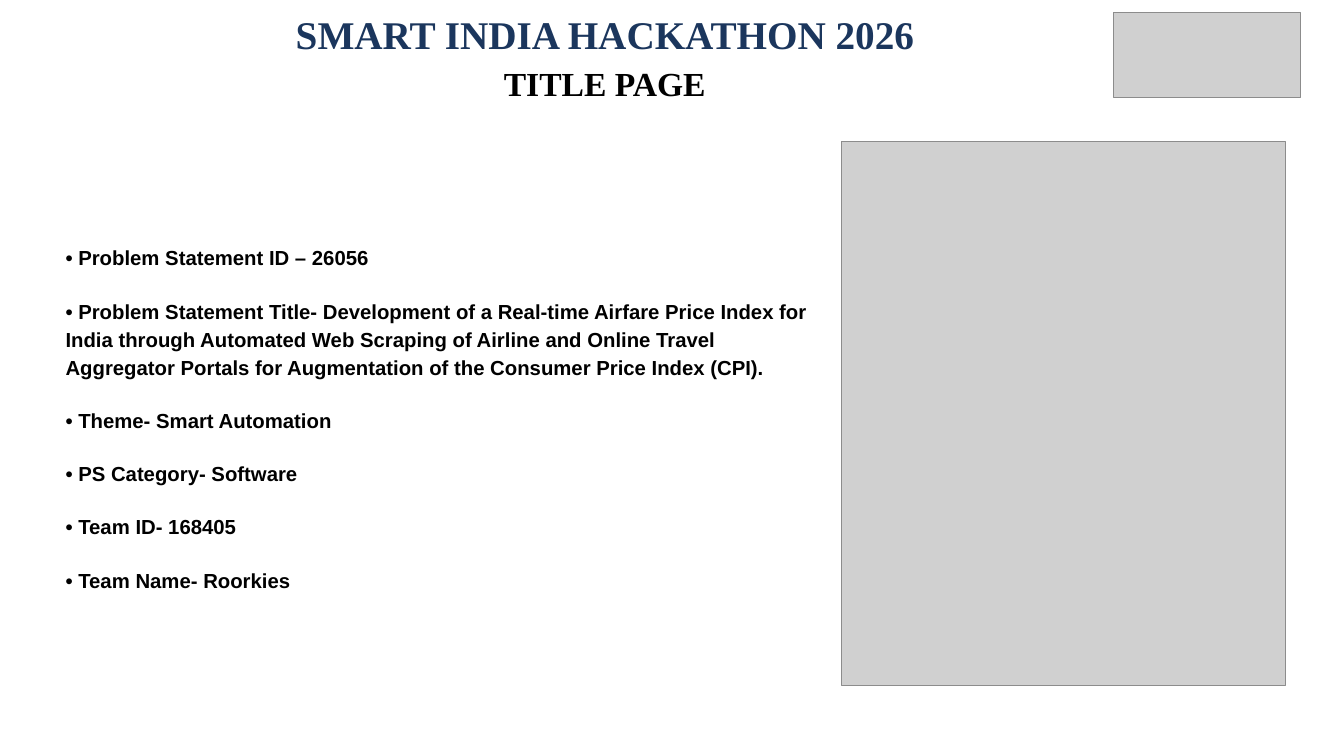
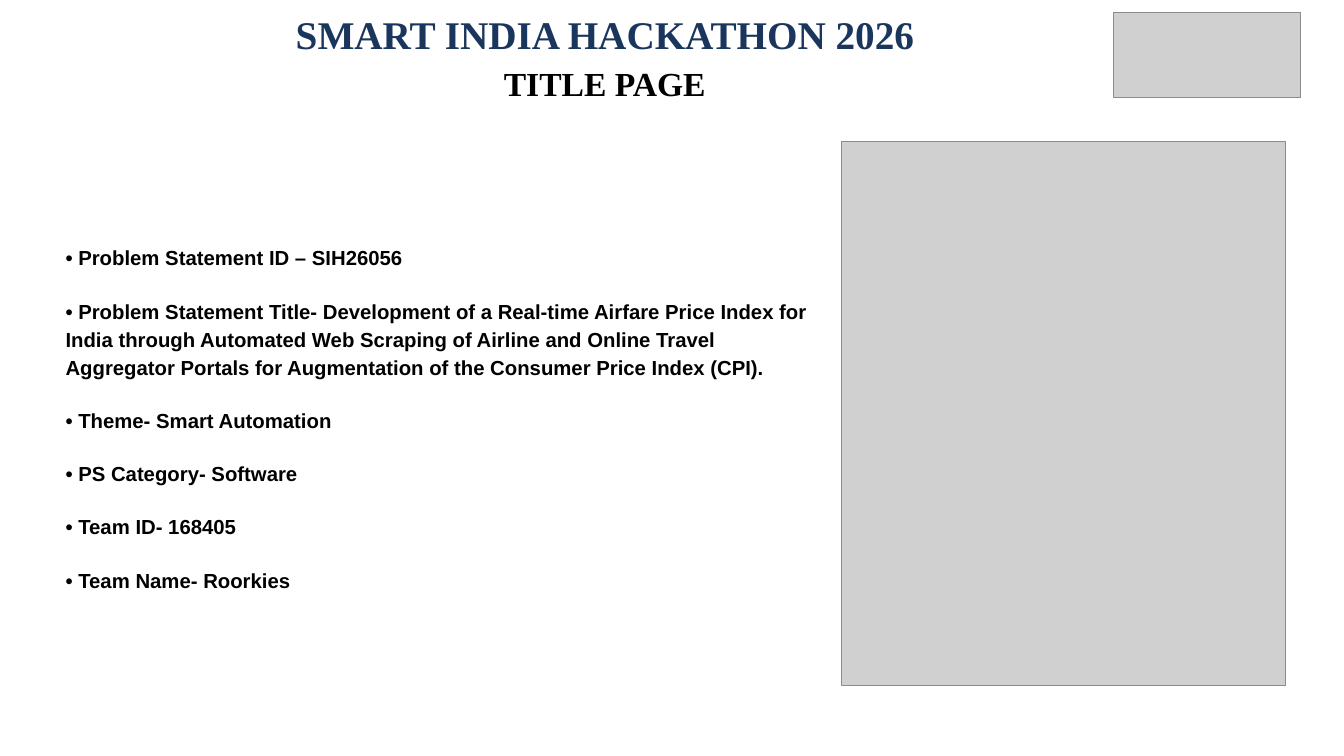
Before and after one commit to oshshivish-tech/sih26056_airfare_cpi, a slide deck: slide 1 of public/AirIntel_India_SIH26056_Presentation.pptx. Drawn at 1344x756 pixels with LibreOffice and Linux fonts; fonts in the diff are those of the drawing; grey boxes stand for pictures. Boxes give left, top, right and bottom in pixels: in the first picture for what was removed or moved away, otherwise in the second. Text is boxed around its words. In the diff, an @@ line names an element or a change of style, - is before the commit and + after.

Commit message:
fix(presentation): apply exact text edits across all slides per audit checklist

```diff
--- a/public/AirIntel_India_SIH26056_Presentation.pptx
+++ b/public/AirIntel_India_SIH26056_Presentation.pptx
@@ text at box(78, 250, 402, 266): text changed @@
-• Problem Statement ID – 26056
+• Problem Statement ID – SIH26056
```
Also in this commit, not shown: 5 other slides changed, 8 other files.
